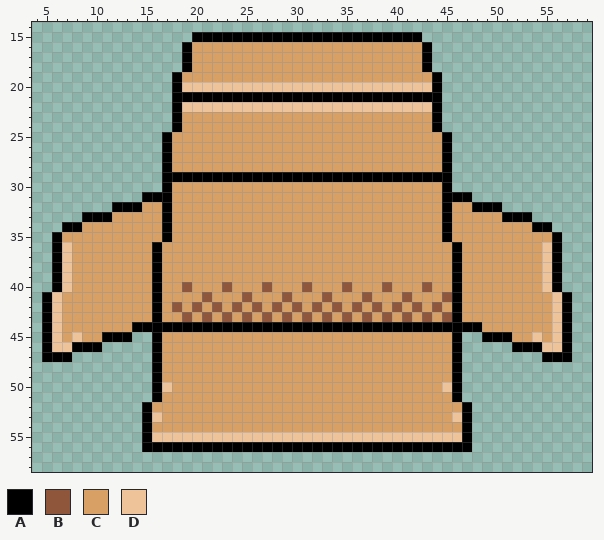
Two versions of one pixel-art sprite, Game/3d-game-project/Sprite/Object/waste4.png. Above, as it was before the edit.
The file is 64x64 pixels. Shown: x 4..59, y 14..58.
Palette (. is transparent): A #000000  B #8f563b  C #d9a066  D #eec39a
Pixels before (only the part around the change), first column x 4:
14 ........................................................
15 ................AAAAAAAAAAAAAAAAAAAAAAA.................
16 ...............ACCCCCCCCCCCCCCCCCCCCCCCA................
17 ...............ACCCCCCCCCCCCCCCCCCCCCCCA................
18 ...............ACCCCCCCCCCCCCCCCCCCCCCCA................
19 ..............ACCCCCCCCCCCCCCCCCCCCCCCCCA...............
20 ..............ADDDDDDDDDDDDDDDDDDDDDDDDDA...............
21 ..............AAAAAAAAAAAAAAAAAAAAAAAAAAA...............
22 ..............ADDDDDDDDDDDDDDDDDDDDDDDDDA...............
23 ..............ACCCCCCCCCCCCCCCCCCCCCCCCCA...............
24 ..............ACCCCCCCCCCCCCCCCCCCCCCCCCA...............
25 .............ACCCCCCCCCCCCCCCCCCCCCCCCCCCA..............
26 .............ACCCCCCCCCCCCCCCCCCCCCCCCCCCA..............
27 .............ACCCCCCCCCCCCCCCCCCCCCCCCCCCA..............
28 .............ACCCCCCCCCCCCCCCCCCCCCCCCCCCA..............
29 .............AAAAAAAAAAAAAAAAAAAAAAAAAAAAA..............
30 .............ACCCCCCCCCCCCCCCCCCCCCCCCCCCA..............
31 ...........AAACCCCCCCCCCCCCCCCCCCCCCCCCCCAAA............
32 ........AAACCACCCCCCCCCCCCCCCCCCCCCCCCCCCACCAAA.........
33 .....AAACCCCCACCCCCCCCCCCCCCCCCCCCCCCCCCCACCCCCAAA......
34 ...AACCCCCCCCACCCCCCCCCCCCCCCCCCCCCCCCCCCACCCCCCCCAA....
35 ..ACCCCCCCCCCACCCCCCCCCCCCCCCCCCCCCCCCCCCACCCCCCCCCCA...
36 ..ADCCCCCCCCACCCCCCCCCCCCCCCCCCCCCCCCCCCCCACCCCCCCCDA...
37 ..ADCCCCCCCCACCCCCCCCCCCCCCCCCCCCCCCCCCCCCACCCCCCCCDA...
38 ..ADCCCCCCCCACCCCCCCCCCCCCCCCCCCCCCCCCCCCCACCCCCCCCDA...
39 ..ADCCCCCCCCACCCCCCCCCCCCCCCCCCCCCCCCCCCCCACCCCCCCCDA...
40 ..ADCCCCCCCCACCBCCCBCCCBCCCBCCCBCCCBCCCBCCACCCCCCCCDA...
41 .ADCCCCCCCCCACCCCBCCCBCCCBCCCBCCCBCCCBCCCBACCCCCCCCCDA..
42 .ADCCCCCCCCCACBCBCBCBCBCBCBCBCBCBCBCBCBCBCACCCCCCCCCDA..
43 .ADCCCCCCCCCACCBCBCBCBCBCBCBCBCBCBCBCBCBCBACCCCCCCCCDA..
44 .ADCCCCCCCAAAAAAAAAAAAAAAAAAAAAAAAAAAAAAAAAAACCCCCCCDA..
45 .ADCDCCAAA..ACCCCCCCCCCCCCCCCCCCCCCCCCCCCCA..AAACCDCDA..
46 .ADDAAA.....ACCCCCCCCCCCCCCCCCCCCCCCCCCCCCA.....AAADDA..
47 .AAA........ACCCCCCCCCCCCCCCCCCCCCCCCCCCCCA........AAA..
48 ............ACCCCCCCCCCCCCCCCCCCCCCCCCCCCCA.............
49 ............ACCCCCCCCCCCCCCCCCCCCCCCCCCCCCA.............
50 ............ADCCCCCCCCCCCCCCCCCCCCCCCCCCCDA.............
51 ............ACCCCCCCCCCCCCCCCCCCCCCCCCCCCCA.............
52 ...........ACCCCCCCCCCCCCCCCCCCCCCCCCCCCCCCA............
53 ...........ADCCCCCCCCCCCCCCCCCCCCCCCCCCCCCDA............
54 ...........ACCCCCCCCCCCCCCCCCCCCCCCCCCCCCCCA............
55 ...........ADDDDDDDDDDDDDDDDDDDDDDDDDDDDDDDA............
56 ...........AAAAAAAAAAAAAAAAAAAAAAAAAAAAAAAAA............
57 ........................................................
58 ........................................................
Once edited:
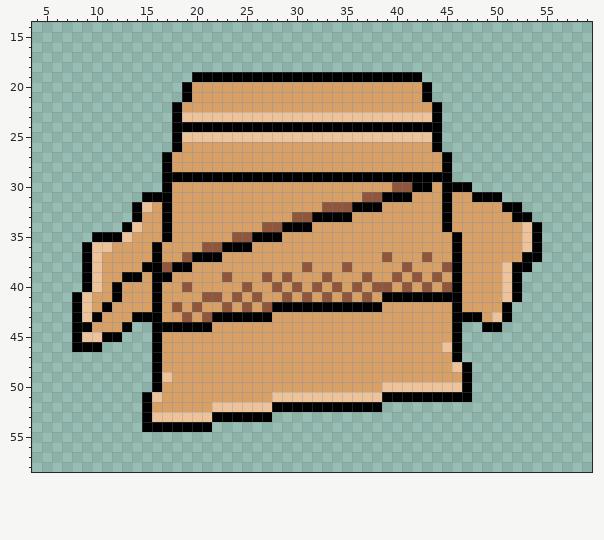
The edit:
Changed rows in their new state; - is an unchanged pixel.
first column x 17:
15 ---.......................---
16 --.........................--
17 --.........................--
18 --.........................--
19 -..AAAAAAAAAAAAAAAAAAAAAAA..-
20 -.ACCCCCCCCCCCCCCCCCCCCCCCA.-
21 -.-CCCCCCCCCCCCCCCCCCCCCCC-.-
22 --CCCCCCCCCCCCCCCCCCCCCCCCC--
23 --DDDDDDDDDDDDDDDDDDDDDDDDD--
24 --AAAAAAAAAAAAAAAAAAAAAAAAA--
25 .ADDDDDDDDDDDDDDDDDDDDDDDDDA.
26 .A-------------------------A.
first column x 5:
30 -----------------------------------BBAA--AA----------
31 --------------------------------BBAAA----CCAAA-------
32 -------..-D-----------------BBBAAA---------CCCAA-----
33 ----.....A---------------BBAAAA---------------C------
34 --......AD------------BBAAA---------------------D-.--
35 -....AAAD----------BBAAA----------------CA------DA..-
36 -...ADD---------BBAAA---------------------------DA..-
37 -...AD--------BAAA----------------B---B---------AA..-
38 -...AD----A-BAA-----------B---B-----B---B-----DAA...-
39 -...AD--AA--A-----B---B-B---B---B--B-B-B------DA....-
40 -...AD-A----------C-B-CB-BCB-BCB-B--B---B-----DA....-
41 ...AD--A---------B-BCB----B---B---AAAAAAA-----DA.....
42 ...AD-A----------CBCBCBAAAAAAAAAAA-C-C-C------A......
43 ...ADA---AA------AAAAAA-C-C-C-C-C-C-C-C-C-AA-DA......
44 ...AA---A..------CCCCCCCCCCCCCCCCCCCCCCCC-..AA.......
45 ...ADD--.-----------------------------------.........
46 ...-------------------------------------D------......
47 ...-----------------------------------------------...
48 -----------------------------------------DA----------
49 ------------D----------------------------CA----------
50 ------------C---------------------DDDDDD-DA----------
51 ----------AD-----------DDDDDDDDDDDAAAAAAA-A----------
52 -----------------DDDDDDAAAAAAAAAAA.........----------
53 ------------DDDDDAAAAAA....................----------
54 -----------AAAAAA..........................----------
55 ----------.................................----------
56 ----------.................................----------
Boxes around the changes in both pictures, in picture pixels (x1, y1, x2, y2):
changed: (42, 32, 572, 452)
